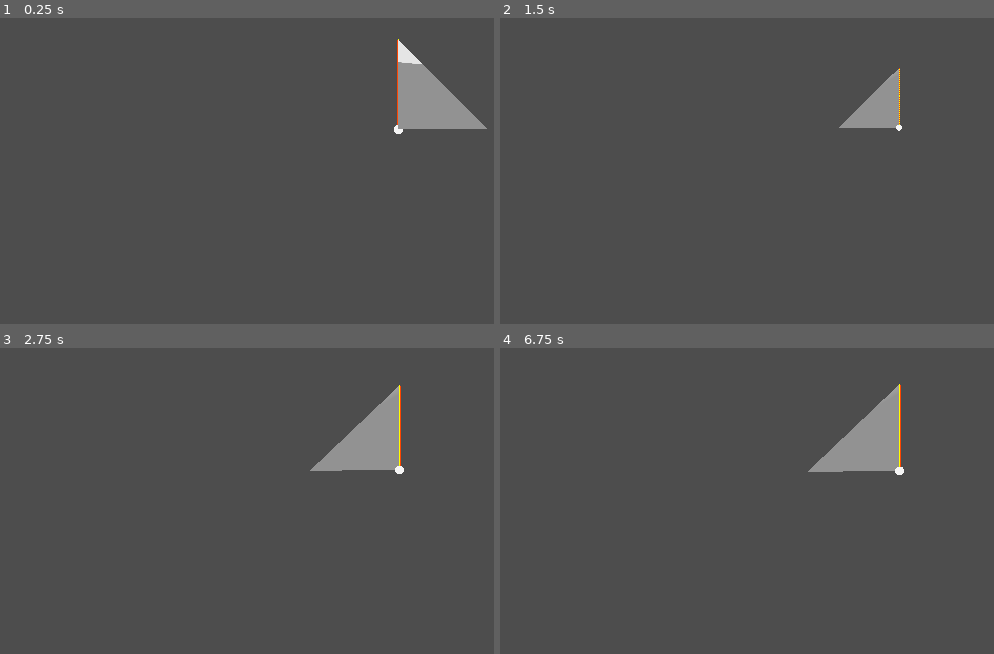
Above: before the commit, frames 1-4 (two rows, left to right).
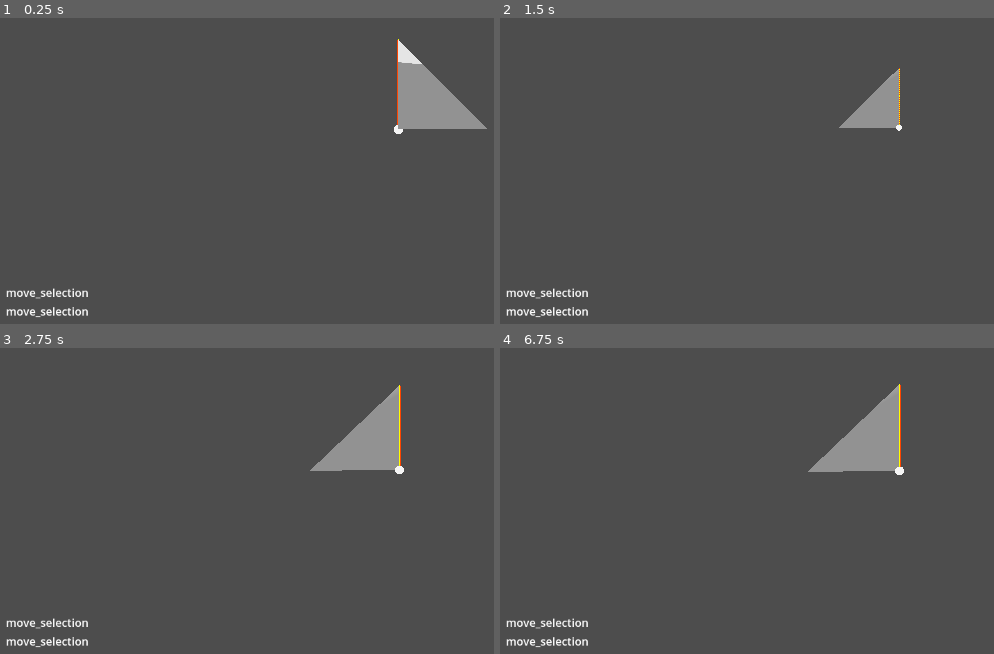
Above: after the commit, the same moments.

Repository: Y-o-p/gizmo
Game: Godot game, scene res://scenes/main.tscn
Two runs of this game, one before a commit and one after it. Both use one fixed random seed, a clock stepped at 60 frames per second and the inputs below.
Inputs (mouse positions are in pixels of both pictures, inside the frame that each line leads up to):
- Up to frame 1 (0.25 s): no input
- Up to frame 2 (1.5 s): tap Enter at 0.5 s; move the mouse to (outside the picture) at 0.52 s; hold Middle mouse button (rotate_mode) 0.53-1.28 s; click (outside the picture) at 0.67 s; tap Space (swap_projection) at 1.25 s; move the mouse to (860, 103) at 1.27 s; click (860, 103) at 1.35 s
- Up to frame 3 (2.75 s): tap Enter at 2 s; move the mouse to (outside the picture) at 2.02 s; hold Space (swap_projection) from 2.03 s (still down); click (outside the picture) at 2.17 s
- Up to frame 4 (6.75 s): move the mouse to (860, 522) at 2.77 s; release Space (swap_projection) at 2.78 s; tap Mouse wheel up (zoom_in) at 2.85, 6.6 s; click (860, 522) at 2.92 s; tap Enter at 3.5 s; move the mouse to (outside the picture) at 3.52 s; tap Mouse wheel down (zoom_out) at 3.6 s; click (outside the picture) at 3.67 s; tap Space (swap_projection) at 4.25, 5.85 s; move the mouse to (658, 363) at 4.27 s; tap Middle mouse button (rotate_mode) at 4.35 s; click (658, 363) at 4.42 s; move the mouse to (939, 430) at 5.02 s; click (939, 430) at 5.1 s; move the mouse to (outside the picture) at 5.77 s; click (outside the picture) at 5.92 s; move the mouse to (outside the picture) at 6.52 s; click (outside the picture) at 6.67 s

The runs differ from the first frame. In frame 1, 0.5% of the frame differs, in the area x 1-18%, y 88-98%; in frame 2, 0.5%; in frame 3, 0.5%; in frame 4, 0.5%.

Commit message:
_**PHOONK**_ Completed commands are now displayed as labels.

Diff:
--- a/gizmo/resources/command_stack.gd
+++ b/gizmo/resources/command_stack.gd
@@ -17,6 +17,8 @@
 	elif tokens.size() == 1:
 		return func(command: Command):
 			command.call(tokens[0])
+			command.command_completed.emit(tokens[0])
 	elif tokens.size() == 2:
 		return func(command: Command):
 			command.call(tokens[0]).call(tokens[1])
+			command.command_completed.emit("%s %s" % [tokens[0], tokens[1]])
--- a/gizmo/scripts/command.gd
+++ b/gizmo/scripts/command.gd
@@ -2,6 +2,7 @@
 class_name Command
 
 signal started_command(param_callback: Callable)
+signal command_completed(command_as_string: String)
 
 @export var selection: Selection
 
@@ -87,7 +88,10 @@
 	if maybe_callable is Callable:
 		started_command.emit(func(parameters: String):
 			maybe_callable.call(parameters)
-			stack.commands.append("%s %s" % [callable.get_method(), parameters])
+			var command_as_string = "%s %s" % [callable.get_method(), parameters]
+			command_completed.emit(command_as_string)
+			stack.commands.append(command_as_string)
 		)
 	else:
+		command_completed.emit(callable.get_method())
 		stack.commands.append(callable.get_method())
--- a/gizmo/scripts/command_stack_container.gd
+++ b/gizmo/scripts/command_stack_container.gd
@@ -1,10 +1,10 @@
 extends VBoxContainer
 
 func _ready() -> void:
-	#User.command.stack.command_added.connect(_on_command_added)
+	User.command.command_completed.connect(_on_command_completed)
 	User.command.started_command.connect(_on_command_started)
 
-func _on_command_added(command: String):
+func _on_command_completed(command: String):
 	var label = Label.new()
 	label.text = command
 	add_child(label)
